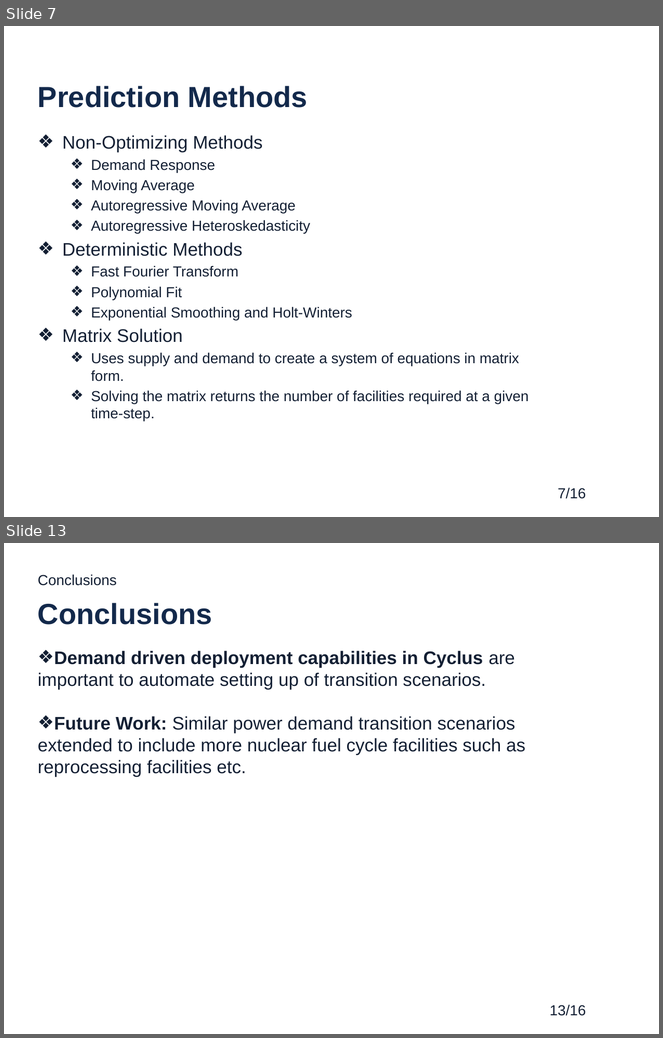
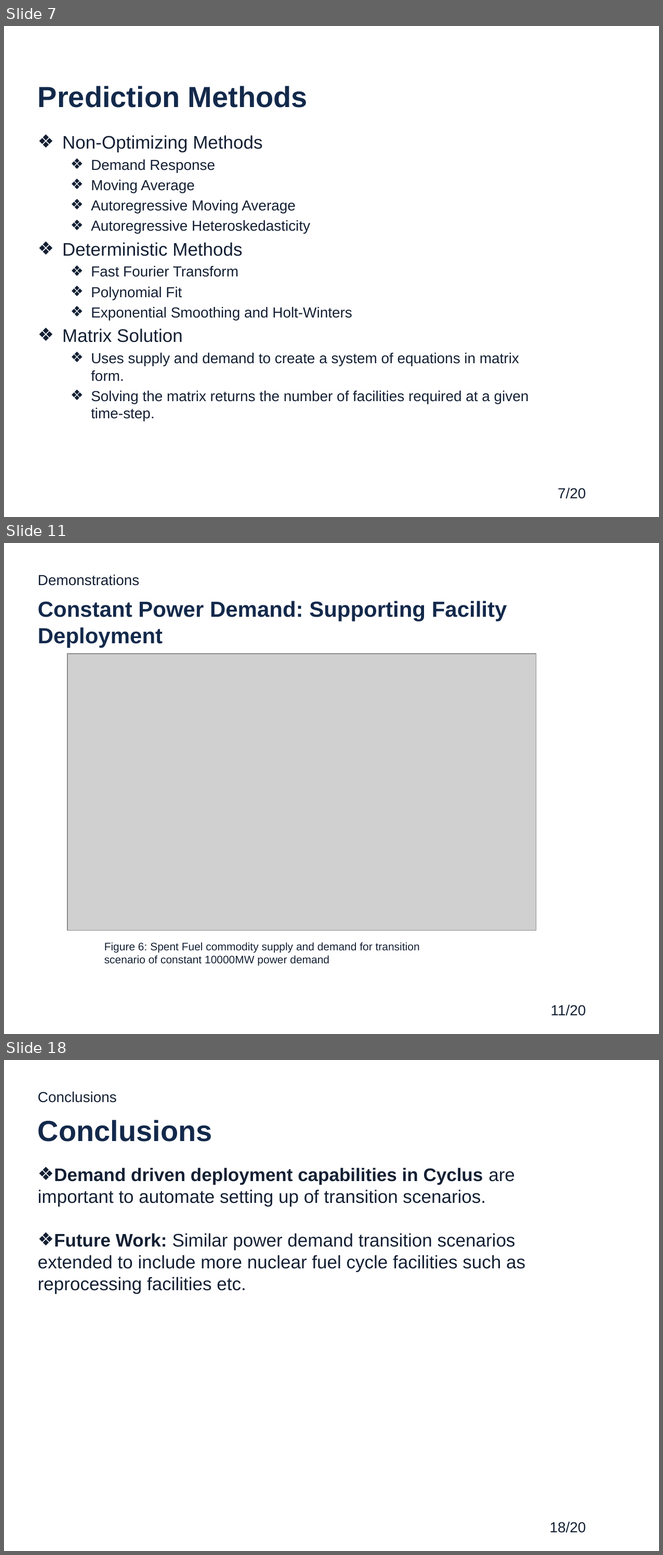
Before and after one commit to gwenchee/2019-chee-twofcs, a slide deck: pres/2019-chee-twofcs-pres.pptx. Shown one above the other, each under a label of ours: slides 7 and 13 before the commit, slides 7, 11 and 18 after it; the slides between them are not shown. The pictures are 663x1038 and 663x1555 pixels, drawn with LibreOffice and Linux fonts; fonts in the diff are those of the drawing; grey boxes stand for pictures; background and template pictures are left out. Boxes give left, top, right and bottom in pixels: in the first picture for what was removed or moved away, otherwise in the second. Text is boxed around its words. In the diff, an @@ line names an element or a change of style, - is before the commit and + after.

```diff
--- a/pres/2019-chee-twofcs-pres.pptx
+++ b/pres/2019-chee-twofcs-pres.pptx
@@ slide 11 added at bbox=[4, 543, 659, 1034], background picture (left out); not listed: 1 template element that a slide beside it also shows @@
@@ text added at bbox=[38, 574, 139, 586], 16 pt, text #131F33 @@
+Demonstrations
@@ title added at bbox=[38, 601, 507, 648], 24 pt, text #13294B, bold @@
+Constant Power Demand: Supporting Facility Deployment
@@ picture added at bbox=[67, 654, 536, 931] @@
@@ text added at bbox=[104, 942, 420, 966], 12 pt, text #131F33 @@
+Figure 6: Spent Fuel commodity supply and demand for transition scenario of constant 10000MW power demand
@@ page number at bbox=[558, 488, 586, 499]: text changed @@
-7/16
+7/20
@@ what was slide 13 is now slide 18 @@
@@ page number at bbox=[550, 1522, 586, 1533]: text changed @@
-13/16
+18/20
```
Also in this commit, not shown: 10 slides changed, 4 other slides added, 1 slide removed.
